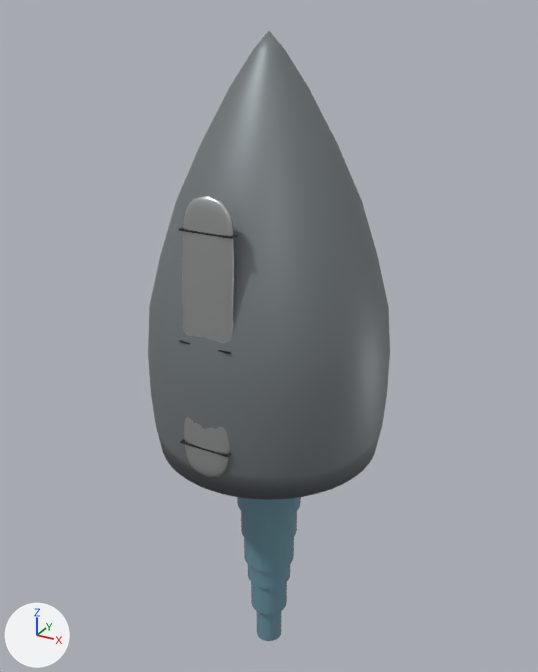
Two versions of the glTF model dist/assets/equipment/ray-gun.glb, one commit apart.
Rendered twice from a 50 mm lens placed at (0.115, -0.209, 0.123), pointed at (-0.003, 0.006, 0.016). Lighting does not change. The marker at lower left points along +X, +Y and +Z. The older version comes first. Where no turn or scale is listed for an object, it has been applied to the vertices. Vertices at exactly the same position are counted once.

In view in the first picture: 'black', 'glass', 'grey', 'metal'.
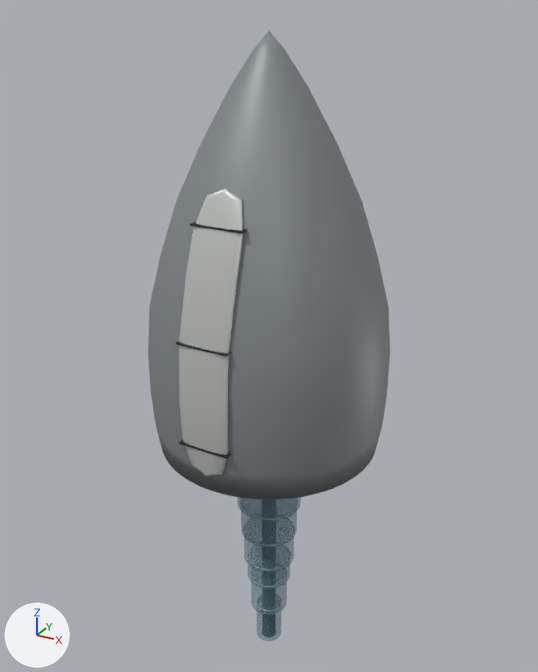
The newer file is also turned or shifted as a whole; pictures and numbers use the older file's frame.

Scene script edits in JSON lines:
```json
{"op": "set", "path": "mat_glass.alpha", "old": "1.0", "new": "0.42"}
{"op": "set", "path": "mat_metal.metallic", "old": "0.75", "new": "0.28"}
{"op": "set", "path": "mat_grey.base_color", "old": "(0.205, 0.231, 0.242)", "new": "(0.254, 0.279, 0.292)", "note": "grey #7d8487 -> grey #8a9093"}
{"block": "me_mesh_1", "where": "# used by ob_metal; location = (0.0, 0.0, 0.0)"}
{"op": "remove", "block": "me_mesh_1", "code": "me_mesh_1.from_pydata(...)  # 4473 vertices, 8928 faces; spans x -0.027..0.027, y -0.043..0.027, z -0.101..0.075"}
{"op": "add", "block": "me_mesh_1", "code": "me_mesh_1.from_pydata(...)  # 3753 vertices, 7532 faces; spans x -0.027..0.027, y -0.043..0.027, z -0.101..0.076"}
{"block": "me_mesh_1", "change": "me_mesh_1 part 1: 40 vertices moved from x -0.008..0.006, y -0.042..-0.04, z -0.014..-0.002 to x -0.009..0.006, y -0.042..-0.039, z -0.014..0.031; 1021 vertices removed from x -0.009..0.009, y -0.043..-0.034, z -0.015..0.075; 301 vertices added at x -0.009..0.009, y -0.043..-0.025, z -0.014..0.076"}
{"block": "me_mesh_1", "change": "other edits to the shape of me_mesh_1 do not show in these pictures"}
{"block": "me_mesh_3", "where": "me_mesh_3.from_pydata(...)  # 570 vertices, 1124 faces; spans x -0.009..0.009, y -0.043..0.003, z -0.118..0.065"}
{"block": "me_mesh_3", "where": "# used by ob_black; location = (0.0, 0.0, 0.0)"}
{"block": "me_mesh_3", "change": "me_mesh_3 part 2: the loose piece of 8 vertices spanning x -0.009..0.009, y -0.04..-0.037, z 0.03..0.031 is moved by (0.0, -0.002, 0.0)"}
{"block": "me_mesh_3", "change": "me_mesh_3 part 3: the loose piece of 8 vertices spanning x -0.009..0.009, y -0.038..-0.035, z 0.064..0.065 is moved by (0.0, 0.006, 0.0)"}
```

What differs and where, as boxes [x1, y1, x2, y2] in the pictures (538 x 672 px; the box of a moved part takes in the faces that stretch with it):
```json
{"object": "grey", "change": "recoloured", "before": [148, 31, 351, 500], "after": [148, 31, 351, 500]}
{"object": "metal", "change": "surface changed, reshaped", "before": [182, 196, 275, 500], "after": [179, 189, 275, 500]}
{"object": "glass", "change": "surface changed", "before": [237, 497, 301, 641], "after": [237, 497, 301, 641]}
{"object": "black", "change": "reshaped", "before": [179, 228, 238, 457], "after": [176, 222, 248, 459], "on screen": "mostly hidden"}
{"part": 1, "of": "me_mesh_1", "change": "reshaped", "before": [182, 196, 234, 477], "after": [179, 189, 243, 476]}
{"part": 2, "of": "me_mesh_3", "change": "moved or reshaped", "before": [179, 340, 231, 354], "after": [176, 341, 231, 357]}
{"part": 3, "of": "me_mesh_3", "change": "moved or reshaped", "before": [179, 228, 238, 239], "after": [190, 222, 248, 234]}
```
